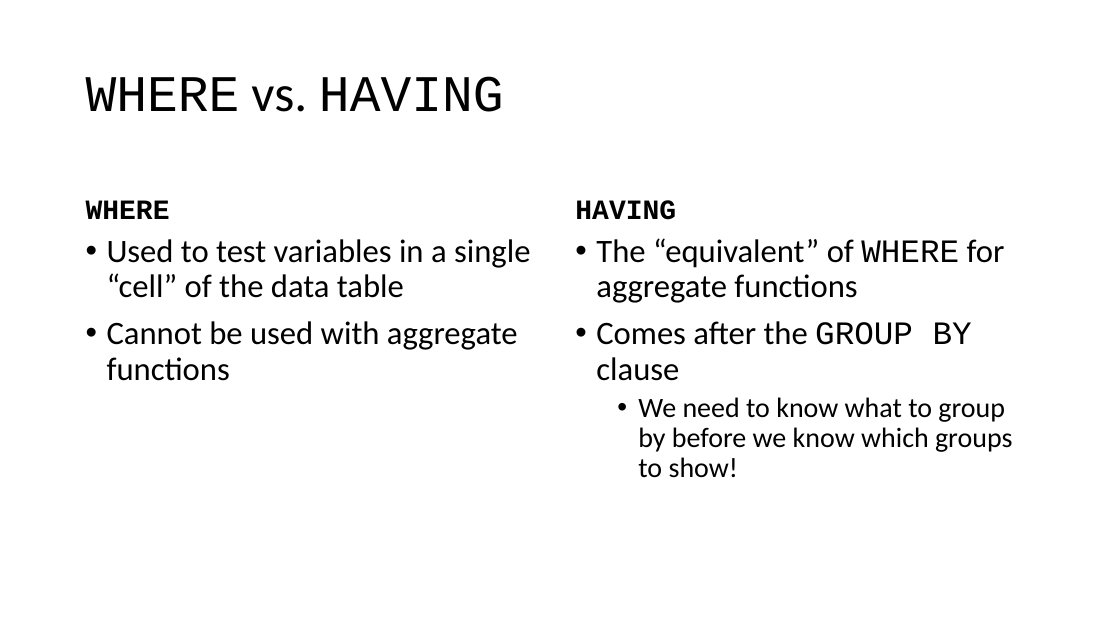
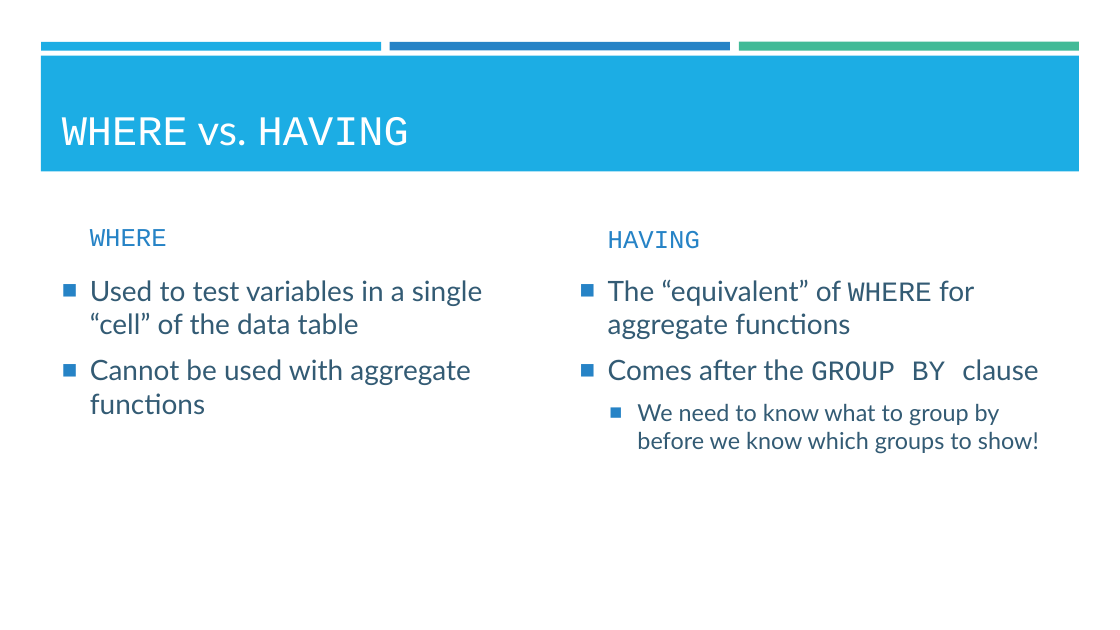
Before and after one commit to kzhu98/kzhu98.github.io, a slide deck: slide 23 of projects/BASWorkshops/SQL/SQL_I.pptx. Drawn at 1120x630 pixels with LibreOffice and Linux fonts; fonts in the diff are those of the drawing; background and template pictures are left out. Boxes give left, top, right and bottom in pixels: in the first picture for what was removed or moved away, otherwise in the second. Text is boxed around its words. In the diff, an @@ line names an element or a change of style, - is before the commit and + after.

```diff
--- a/projects/BASWorkshops/SQL/SQL_I.pptx
+++ b/projects/BASWorkshops/SQL/SQL_I.pptx
@@ rectangle added at [41, 42, 381, 50], fill #1CADE4 @@
@@ rectangle added at [41, 55, 1080, 171], fill #1CADE4 @@
@@ rectangle added at [390, 42, 730, 50], fill #2683C6 @@
@@ rectangle added at [739, 42, 1079, 51], fill #42BA97 @@
@@ title "WHERE vs. HAVING": place and size @@
-title "WHERE vs. HAVING" at [86, 76, 504, 112]
+title "WHERE vs. HAVING" at [62, 117, 409, 146]
@@ title "WHERE vs. HAVING" at [62, 117, 409, 146]: size 44 to 36 pt, text colour #000000 to #FFFFFF; font Calibri to Lato in "vs."; line spacing 0.9 to 1; vertical alignment middle to bottom @@
@@ text "WHERE": place and size @@
-text "WHERE" at [86, 200, 170, 219]
+text "WHERE" at [90, 229, 167, 246]
@@ text "WHERE" at [90, 229, 167, 246]: size 24 to 22 pt, text colour #000000 to #2683C6, bold off; line spacing 0.9 to 1 @@
@@ text "HAVING" at [608, 231, 700, 249]: size 24 to 22 pt, text colour #000000 to #2683C6, bold off; line spacing 0.9 to 1 @@
@@ text "HAVING": place and size @@
-text "HAVING" at [575, 200, 676, 220]
+text "HAVING" at [608, 231, 700, 249]
@@ text "Used to test variables in ...": place and size @@
-text "Used to test variables in ..." at [107, 239, 530, 381]
+text "Used to test variables in ..." at [90, 280, 850, 339]
@@ text "Used to test variables in ..." at [90, 280, 850, 339]: size 28 to 24 pt, font Calibri to Lato, text colour #000000 to #335B74; bullet • to ■; line spacing 0.9 to 1 @@
@@ text "The “equivalent” of WHERE for ...": place and size @@
-text "The “equivalent” of WHERE for ..." at [596, 238, 1013, 478]
+text "The “equivalent” of WHERE for ..." at [608, 279, 1039, 454]
@@ text "The “equivalent” of WHERE for ..." at [608, 279, 1039, 454]: size 28 to 24 pt in "The “equivalent” of WHERE for aggregate functions", "Comes after the GROUP BY clause"; font Calibri to Lato, text colour #000000 to #335B74; size 24 to 20 pt in "We need to know what to group ..."; bullet • to ■; line spacing 0.9 to 1; more space between paragraphs @@
```
Also in this commit, not shown: 24 other slides changed, 4 other files.
